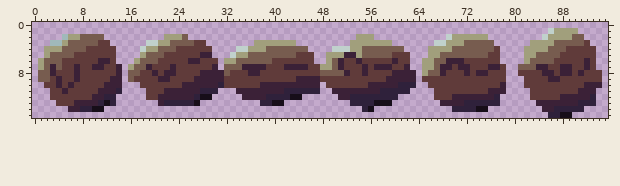
A sprite sheet gets an edit: img/bird.png. Above is the file before it was changed.
The file is 96x16 pixels.
New version:
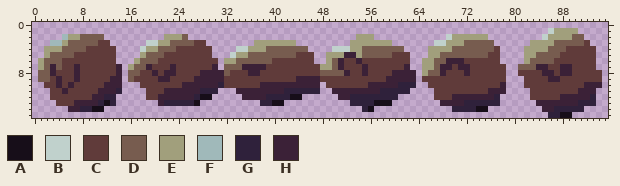
Palette (. is transparent): A #170e19  B #c0d1cc  C #603b3a  D #775c4f  E #a19f7c  F #a0b9ba  G #2f213b  H #3b2137
From old to new:
Colour C replaces colour H in row 5 at x 28 to 29; in row 6 at x 11 to 12, 26 to 27, 60 and 92; in row 7 at x 10 to 11, 42 to 45, 57 to 59, 76 to 77 and 92; in row 8 at x 74 to 75 and 91.
